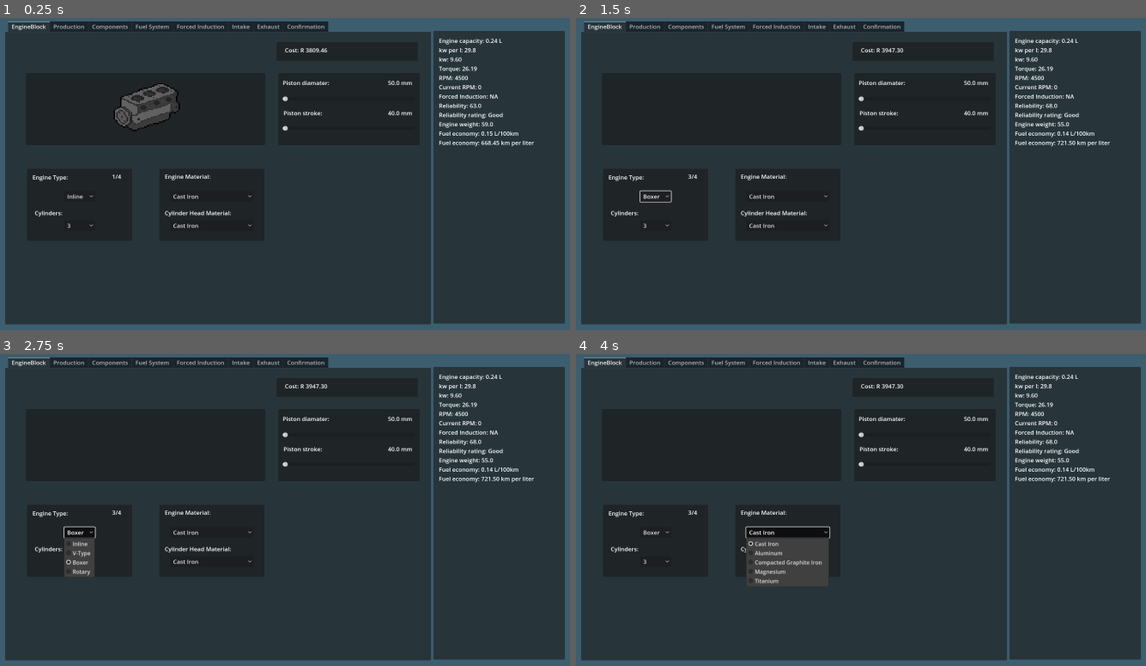
Above: before the commit, frames 1-4 (two rows, left to right).
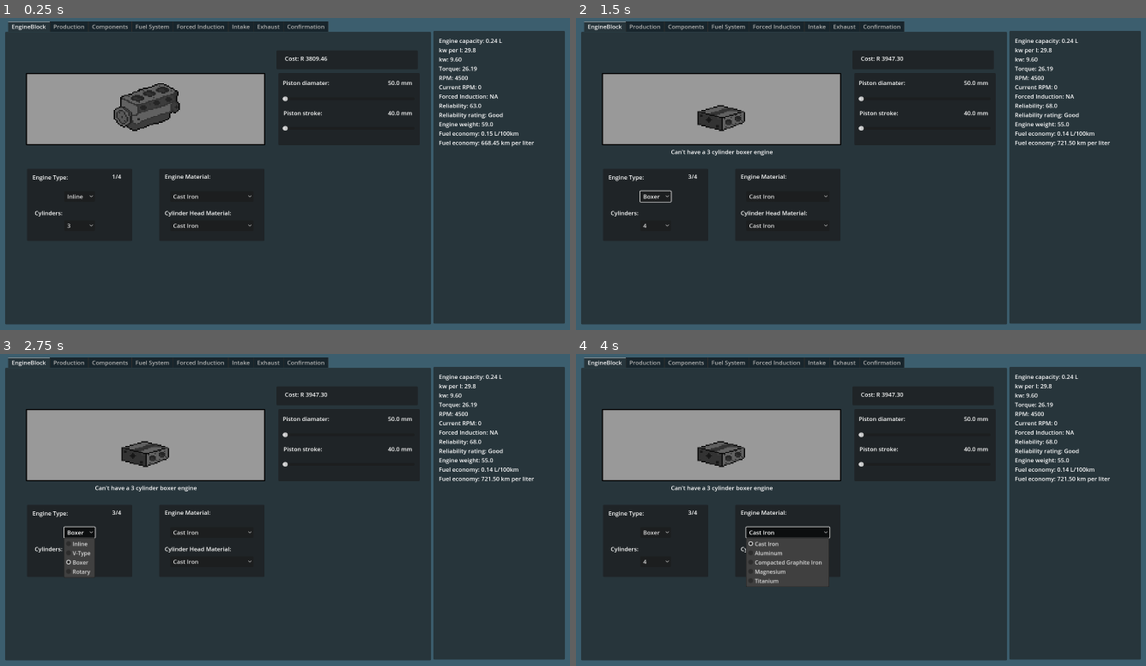
Above: after the commit, the same moments.

Repository: HBRO04/Car_Builder
Game: Godot game, scene res://scenes/engine_builder.tscn
The game is run twice, just before and just after one commit, with the same random seed, the same clock (stepped at 60 frames per second) and the same inputs.
Inputs:
- Up to frame 1 (0.25 s): no input
- Up to frame 2 (1.5 s): click "Inline" at 0.5 s; click "3" at 1.25 s
- Up to frame 3 (2.75 s): click "Boxer" at 2 s
- Up to frame 4 (4 s): click "3" (after the commit: "4") at 2.75 s; click "Cast Iron" at 3.5 s

The runs differ from the first frame. In frame 1, 8.7% of the frame differs, in the area x 4-58%, y 9-41%; in frame 2, 9.8%, in the area x 4-58%, y 9-68%; in frame 3, 9.8%; in frame 4, 9.8%.

Commit message:
added assets and made the game show the assets at apropriate times

Diff:
--- a/project.godot
+++ b/project.godot
@@ -19,4 +19,5 @@
 
 window/size/viewport_width=1908
 window/size/viewport_height=916
+window/size/mode=2
 window/size/initial_position_type=4
--- a/scenes/engine_builder.tscn
+++ b/scenes/engine_builder.tscn
@@ -1,8 +1,18 @@
-[gd_scene load_steps=5 format=3 uid="uid://cef7sayyf852u"]
+[gd_scene load_steps=15 format=3 uid="uid://cef7sayyf852u"]
 
 [ext_resource type="Script" uid="uid://dubtipy8j5h8c" path="res://scripts/engine_builder.gd" id="1_v3cha"]
 [ext_resource type="Texture2D" uid="uid://bsw6hcnbi3kj0" path="res://assets/engine_block i3 i4.png" id="2_fpiu6"]
+[ext_resource type="StyleBox" uid="uid://dqpp4vrn3paqk" path="res://scenes/test_preview_box.tres" id="2_ku17k"]
 [ext_resource type="Texture2D" uid="uid://d0ee4bxoocsf7" path="res://assets/inline i5 i6.png" id="3_pjmh8"]
+[ext_resource type="Texture2D" uid="uid://cgsgeam4kym8g" path="res://assets/v-engines.png" id="4_pjmh8"]
+[ext_resource type="Texture2D" uid="uid://dh52e0d1t0815" path="res://assets/Boxer engine.png" id="5_b6bfi"]
+[ext_resource type="Texture2D" uid="uid://g2c08qxn6o4w" path="res://assets/camshafts.png" id="6_mfw00"]
+[ext_resource type="Texture2D" uid="uid://djarea7wuae4t" path="res://assets/valves.png" id="7_l1jl4"]
+[ext_resource type="Texture2D" uid="uid://bi14q7dy8gyx2" path="res://assets/components.png" id="8_svopc"]
+[ext_resource type="Texture2D" uid="uid://xijg3tyfgut0" path="res://assets/fuel_system.png" id="10_x4oyf"]
+[ext_resource type="Texture2D" uid="uid://ddcvvjfnmgy18" path="res://assets/forced induction.png" id="11_x4oyf"]
+[ext_resource type="Texture2D" uid="uid://d3ipg2kwbvjqq" path="res://assets/intake.png" id="12_5a72t"]
+[ext_resource type="Texture2D" uid="uid://jbt8tt1j4dgo" path="res://assets/exhaust.png" id="13_rq1st"]
 
 [sub_resource type="CanvasTexture" id="CanvasTexture_ectv5"]
 specular_color = Color(0.23529412, 0.36862746, 0.43137255, 1)
@@ -91,9 +101,9 @@
 [node name="EngineCostpnl" type="Panel" parent="CanvasLayer"]
 z_index = 1
 offset_left = 1039.5
-offset_top = 66.99994
+offset_top = 90.0
 offset_right = 1426.5
-offset_bottom = 121.99992
+offset_bottom = 144.99998
 scale = Vector2(1.0150163, 0.9526546)
 
 [node name="Costlbl" type="Label" parent="CanvasLayer/EngineCostpnl"]
@@ -118,9 +128,10 @@
 grow_vertical = 2
 scale = Vector2(1.0150163, 0.9526546)
 size_flags_horizontal = 4
-current_tab = 0
+current_tab = 2
 
 [node name="EngineBlock" type="TabBar" parent="CanvasLayer/TabContainer"]
+visible = false
 layout_mode = 2
 metadata/_tab_index = 0
 
@@ -130,6 +141,7 @@
 offset_top = 120.0
 offset_right = 712.0
 offset_bottom = 330.0
+theme_override_styles/panel = ExtResource("2_ku17k")
 
 [node name="inline i3_i4" type="Sprite2D" parent="CanvasLayer/TabContainer/EngineBlock/previewEngineBlockTypepnl"]
 texture_filter = 1
@@ -146,6 +158,22 @@
 texture = ExtResource("3_pjmh8")
 region_enabled = true
 region_rect = Rect2(0, 0, 128, 128)
+
+[node name="v-engines" type="Sprite2D" parent="CanvasLayer/TabContainer/EngineBlock/previewEngineBlockTypepnl"]
+texture_filter = 1
+position = Vector2(332.64886, 108.80042)
+scale = Vector2(3.0831656, 2.8472285)
+texture = ExtResource("4_pjmh8")
+region_enabled = true
+region_rect = Rect2(0, 0, 84, 84)
+
+[node name="boxer_engines" type="Sprite2D" parent="CanvasLayer/TabContainer/EngineBlock/previewEngineBlockTypepnl"]
+texture_filter = 1
+position = Vector2(330.67847, 97.25374)
+scale = Vector2(3.6329458, 3.395118)
+texture = ExtResource("5_b6bfi")
+region_enabled = true
+region_rect = Rect2(0, 0, 64, 64)
 
 [node name="EngineTypepnl" type="Panel" parent="CanvasLayer/TabContainer/EngineBlock"]
 layout_mode = 0
@@ -378,6 +406,23 @@
 offset_top = 120.0
 offset_right = 712.0
 offset_bottom = 330.0
+theme_override_styles/panel = ExtResource("2_ku17k")
+
+[node name="camshafts" type="Sprite2D" parent="CanvasLayer/TabContainer/Production/previewEngineBlockTypepnl"]
+texture_filter = 1
+position = Vector2(207.0351, 96.72887)
+scale = Vector2(6.511595, 5.5929246)
+texture = ExtResource("6_mfw00")
+region_enabled = true
+region_rect = Rect2(0, 0, 64, 64)
+
+[node name="valves" type="Sprite2D" parent="CanvasLayer/TabContainer/Production/previewEngineBlockTypepnl"]
+texture_filter = 1
+position = Vector2(510.47845, 103.02706)
+scale = Vector2(7.1735325, 6.3309917)
+texture = ExtResource("7_l1jl4")
+region_enabled = true
+region_rect = Rect2(0, 0, 32, 32)
 
 [node name="lblError" type="Label" parent="CanvasLayer/TabContainer/Production"]
 layout_mode = 0
@@ -495,16 +540,41 @@
 text = "VVT"
 
 [node name="Components" type="TabBar" parent="CanvasLayer/TabContainer"]
-visible = false
 layout_mode = 2
 metadata/_tab_index = 2
 
 [node name="previewEngineBlockTypepnl" type="Panel" parent="CanvasLayer/TabContainer/Components"]
+texture_filter = 1
 layout_mode = 0
 offset_left = 57.0
 offset_top = 120.0
-offset_right = 712.0
+offset_right = 742.35254
 offset_bottom = 330.0
+theme_override_styles/panel = ExtResource("2_ku17k")
+
+[node name="Pistons" type="Sprite2D" parent="CanvasLayer/TabContainer/Components/previewEngineBlockTypepnl"]
+texture_filter = 1
+position = Vector2(94.72164, 89.905846)
+scale = Vector2(10.375448, 9.709711)
+texture = ExtResource("8_svopc")
+region_enabled = true
+region_rect = Rect2(0, 0, 32, 32)
+
+[node name="conrods" type="Sprite2D" parent="CanvasLayer/TabContainer/Components/previewEngineBlockTypepnl"]
+texture_filter = 1
+position = Vector2(300, 92.005)
+scale = Vector2(8.851458, 8.069557)
+texture = ExtResource("8_svopc")
+region_enabled = true
+region_rect = Rect2(0, 0, 32, 32)
+
+[node name="crankshaft" type="Sprite2D" parent="CanvasLayer/TabContainer/Components/previewEngineBlockTypepnl"]
+texture_filter = 1
+position = Vector2(514.66565, 105.65133)
+scale = Vector2(8.204918, 6.7574334)
+texture = ExtResource("8_svopc")
+region_enabled = true
+region_rect = Rect2(0, 0, 32, 32)
 
 [node name="lblError" type="Label" parent="CanvasLayer/TabContainer/Components"]
 layout_mode = 0
@@ -637,6 +707,15 @@
 offset_top = 120.0
 offset_right = 712.0
 offset_bottom = 330.0
+theme_override_styles/panel = ExtResource("2_ku17k")
+
+[node name="fuelSystem" type="Sprite2D" parent="CanvasLayer/TabContainer/Fuel System/previewEngineBlockTypepnl"]
+texture_filter = 1
+position = Vector2(316.88556, 107.75073)
+scale = Vector2(8.035586, 6.265388)
+texture = ExtResource("10_x4oyf")
+region_enabled = true
+region_rect = Rect2(0, 0, 32, 32)
 
 [node name="FuelSystempnl" type="Panel" parent="CanvasLayer/TabContainer/Fuel System"]
 layout_mode = 0
@@ -795,6 +874,15 @@
 offset_top = 120.0
 offset_right = 712.0
 offset_bottom = 330.0
+theme_override_styles/panel = ExtResource("2_ku17k")
+
+[node name="forcedInduction_Sprite" type="Sprite2D" parent="CanvasLayer/TabContainer/Forced Induction/previewEngineBlockTypepnl"]
+texture_filter = 1
+position = Vector2(290.28494, 101.452545)
+scale = Vector2(3.1323466, 3.0834892)
+texture = ExtResource("11_x4oyf")
+region_enabled = true
+region_rect = Rect2(0, 0, 64, 64)
 
 [node name="lblError" type="Label" parent="CanvasLayer/TabContainer/Forced Induction"]
 layout_mode = 0
@@ -929,6 +1017,23 @@
 offset_top = 120.0
 offset_right = 712.0
 offset_bottom = 330.0
+theme_override_styles/panel = ExtResource("2_ku17k")
+
+[node name="intake_sprite" type="Sprite2D" parent="CanvasLayer/TabContainer/Intake/previewEngineBlockTypepnl"]
+texture_filter = 1
+position = Vector2(130.18906, 105.65133)
+scale = Vector2(7.173529, 6.560614)
+texture = ExtResource("12_5a72t")
+region_enabled = true
+region_rect = Rect2(0, 0, 32, 32)
+
+[node name="radiatureSprite" type="Sprite2D" parent="CanvasLayer/TabContainer/Intake/previewEngineBlockTypepnl"]
+texture_filter = 1
+position = Vector2(489.29657, 105.65133)
+scale = Vector2(7.173529, 6.560614)
+texture = ExtResource("12_5a72t")
+region_enabled = true
+region_rect = Rect2(0, 0, 32, 32)
 
 [node name="lblError" type="Label" parent="CanvasLayer/TabContainer/Intake"]
 layout_mode = 0
@@ -1032,6 +1137,31 @@
 offset_top = 120.0
 offset_right = 712.0
 offset_bottom = 330.0
+theme_override_styles/panel = ExtResource("2_ku17k")
+
+[node name="ExhaustMani" type="Sprite2D" parent="CanvasLayer/TabContainer/Exhaust/previewEngineBlockTypepnl"]
+texture_filter = 1
+position = Vector2(114.207954, 104.07678)
+scale = Vector2(6.0787854, 6.527813)
+texture = ExtResource("13_rq1st")
+region_enabled = true
+region_rect = Rect2(0, 0, 32, 32)
+
+[node name="muffler" type="Sprite2D" parent="CanvasLayer/TabContainer/Exhaust/previewEngineBlockTypepnl"]
+texture_filter = 1
+position = Vector2(335.74188, 104.86407)
+scale = Vector2(6.148949, 6.3801994)
+texture = ExtResource("13_rq1st")
+region_enabled = true
+region_rect = Rect2(0, 0, 32, 32)
+
+[node name="tip" type="Sprite2D" parent="CanvasLayer/TabContainer/Exhaust/previewEngineBlockTypepnl"]
+texture_filter = 1
+position = Vector2(525.394, 100.927666)
+scale = Vector2(4.394053, 4.887658)
+texture = ExtResource("13_rq1st")
+region_enabled = true
+region_rect = Rect2(0, 0, 32, 32)
 
 [node name="lblError" type="Label" parent="CanvasLayer/TabContainer/Exhaust"]
 layout_mode = 0
@@ -1196,13 +1326,6 @@
 visible = false
 layout_mode = 2
 metadata/_tab_index = 7
-
-[node name="previewEngineBlockTypepnl" type="Panel" parent="CanvasLayer/TabContainer/Confirmation"]
-layout_mode = 0
-offset_left = 57.0
-offset_top = 120.0
-offset_right = 712.0
-offset_bottom = 330.0
 
 [node name="lblError" type="Label" parent="CanvasLayer/TabContainer/Confirmation"]
 layout_mode = 0
--- /dev/null
+++ b/scenes/test_preview_box.tres
@@ -0,0 +1,12 @@
+[gd_resource type="StyleBoxFlat" format=3 uid="uid://dqpp4vrn3paqk"]
+
+[resource]
+border_width_left = 3
+border_width_top = 3
+border_width_right = 3
+border_width_bottom = 3
+border_color = Color(0, 0, 0, 1)
+corner_radius_top_left = 1
+corner_radius_top_right = 1
+corner_radius_bottom_right = 1
+corner_radius_bottom_left = 1
--- a/scripts/engine_builder.gd
+++ b/scripts/engine_builder.gd
@@ -57,11 +57,13 @@
 var muffler: int = 0 #small, big, freeflow or straight pipe
 
 func _ready() -> void:
-	$"CanvasLayer/TabContainer/EngineBlock/previewEngineBlockTypepnl/inline i3_i4".visible = false
-	$"CanvasLayer/TabContainer/EngineBlock/previewEngineBlockTypepnl/inline i5_i6".visible = false
+	hide_components_sprites()
+	hide_engine_sprites()
+	hide_cam_and_valve_sprites()
 	update_UI()
 	torque = get_torque_at_rpm(rpm) # max torque at max RPM
 	kw = (torque * rpm) / 9550.0    # max kW
+	$CanvasLayer/TabContainer/EngineBlock.visible = true
 
 
 
@@ -206,10 +208,113 @@
 	$CanvasLayer/EngineSpecspnl/VBoxContainer/fueleconlbl.text = "Fuel economy: " + Stringfueleconomy+ " L/100km"
 	$CanvasLayer/EngineSpecspnl/VBoxContainer/fueleconlbl2.text = "Fuel economy: " + kmperl + " km per liter"
 
+	#show correct sprites
+	show_right_engine_sprite()
+	show_correct_camshaft_sprite()
+	show_components()
+	show_fuelSystem_Sprite()
+	show_forced_induction_sprite()
+	show_intake_sprite()
+	show_exhaust_sprites()
+
+func show_exhaust_sprites():
+	var mani1 = Rect2(0,0,32,32)
+	var mani2 = Rect2(32,0,32,32)
+	var mani3 = Rect2(64,0,32,32)
+	var mani4 = Rect2(64+32,0,32,32)
+	var muffler1 = Rect2(0,32,32,32)
+	var muffler2 = Rect2(32,32,32,32)
+	var muffler3 = Rect2(64,32,32,32)
+	var muffler4 = Rect2(64+32,32,32,32)
+	var tip1 = Rect2(0,64,32,32)
+	var tip2 = Rect2(32,64,32,32)
+
+	match exhaustManifoldType:
+		0:
+			$CanvasLayer/TabContainer/Exhaust/previewEngineBlockTypepnl/ExhaustMani.region_rect = mani1
+		1:
+			$CanvasLayer/TabContainer/Exhaust/previewEngineBlockTypepnl/ExhaustMani.region_rect = mani2
+		2:
+			$CanvasLayer/TabContainer/Exhaust/previewEngineBlockTypepnl/ExhaustMani.region_rect = mani3
+		3:
+			$CanvasLayer/TabContainer/Exhaust/previewEngineBlockTypepnl/ExhaustMani.region_rect = mani4
+	match muffler:
+		0:
+			$CanvasLayer/TabContainer/Exhaust/previewEngineBlockTypepnl/muffler.region_rect = muffler1
+		1:
+			$CanvasLayer/TabContainer/Exhaust/previewEngineBlockTypepnl/muffler.region_rect = muffler2
+		2:
+			$CanvasLayer/TabContainer/Exhaust/previewEngineBlockTypepnl/muffler.region_rect = muffler3
+		3:
+			$CanvasLayer/TabContainer/Exhaust/previewEngineBlockTypepnl/muffler.region_rect = muffler4
+
+	match exhaustType:
+		0:
+			$CanvasLayer/TabContainer/Exhaust/previewEngineBlockTypepnl/tip.region_rect = tip1
+		1:
+			$CanvasLayer/TabContainer/Exhaust/previewEngineBlockTypepnl/tip.region_rect = tip2
+
+func show_intake_sprite():
+	var intake1 = Rect2(0,0,32,32)
+	var intake2 = Rect2(32,0,32,32)
+	var intake3 = Rect2(64,0,32,32)
+	var rad1 = Rect2(0,32,32,32)
+	var rad2 = Rect2(32,32,32,32)
+	var rad3 = Rect2(64,32,32,32)
+
+	match intakeType:
+		0:
+			$CanvasLayer/TabContainer/Intake/previewEngineBlockTypepnl/intake_sprite.region_rect = intake1
+		1:
+			$CanvasLayer/TabContainer/Intake/previewEngineBlockTypepnl/intake_sprite.region_rect = intake2
+		2:
+			$CanvasLayer/TabContainer/Intake/previewEngineBlockTypepnl/intake_sprite.region_rect = intake3
+
+	match radiatorType:
+		0:
+			$CanvasLayer/TabContainer/Intake/previewEngineBlockTypepnl/radiatureSprite.region_rect = rad1
+		1:
+			$CanvasLayer/TabContainer/Intake/previewEngineBlockTypepnl/radiatureSprite.region_rect = rad2
+		2:
+			$CanvasLayer/TabContainer/Intake/previewEngineBlockTypepnl/radiatureSprite.region_rect = rad3
+
+func show_forced_induction_sprite():
+	var turbosprite = Rect2(0,0,64,64)
+	var superchargersprite = Rect2(64,0,64,64)
+
+	if turbo == true:
+		$"CanvasLayer/TabContainer/Forced Induction/previewEngineBlockTypepnl/forcedInduction_Sprite".region_rect = turbosprite
+		$"CanvasLayer/TabContainer/Forced Induction/previewEngineBlockTypepnl/forcedInduction_Sprite".visible = true
+
+	elif supercharged == true:
+		$"CanvasLayer/TabContainer/Forced Induction/previewEngineBlockTypepnl/forcedInduction_Sprite".region_rect = superchargersprite
+		$"CanvasLayer/TabContainer/Forced Induction/previewEngineBlockTypepnl/forcedInduction_Sprite".visible = true
+
+	else:
+		$"CanvasLayer/TabContainer/Forced Induction/previewEngineBlockTypepnl/forcedInduction_Sprite".visible = false
+
+func show_fuelSystem_Sprite():
+	var carb = Rect2(0,0,32,32)
+	var injection = Rect2(32,0,32,32)
+
+	match fuelsystem:
+		0:
+			$"CanvasLayer/TabContainer/Fuel System/previewEngineBlockTypepnl/fuelSystem".region_rect = carb
+		1:
+			$"CanvasLayer/TabContainer/Fuel System/previewEngineBlockTypepnl/fuelSystem".region_rect = injection
+
+
+func show_right_engine_sprite():
 	var i3 = Rect2(0, 0, 64, 64)
 	var i4 = Rect2(64, 0, 64, 64)
 	var i5 = Rect2(0, 0, 128, 128)
 	var i6 = Rect2(128, 0, 128, 128)
+	var v4 = Rect2(0,0,84,84)
+	var v6 = Rect2(84,0,84,84)
+	var v8 = Rect2(84+84,0,84,84)
+	var b4 = Rect2(0, 0, 64, 64)
+	var b6 = Rect2(64, 0, 64, 64)
+	var b8 = Rect2(64+64, 0, 64, 64)
 	#show correct engin block
 	if EngineType == 1:
 		match cylinders:
@@ -232,12 +337,160 @@
 			8:
 				$CanvasLayer/TabContainer/EngineBlock/lblError.text = "Can't have an inline 8 cylinder"
 				$CanvasLayer/TabContainer/EngineBlock/EngineTypepnl/CylinderOptbtn.select(3)
+	elif EngineType == 2:
+		match cylinders:
+			3:
+				hide_engine_sprites()
+				$CanvasLayer/TabContainer/EngineBlock/lblError.text = "Can't have an v3 engine"
+				$CanvasLayer/TabContainer/EngineBlock/EngineTypepnl/CylinderOptbtn.select(1)
+				$"CanvasLayer/TabContainer/EngineBlock/previewEngineBlockTypepnl/v-engines".region_rect = v4
+				$"CanvasLayer/TabContainer/EngineBlock/previewEngineBlockTypepnl/v-engines".visible = true
+			4:
+				hide_engine_sprites()
+				$"CanvasLayer/TabContainer/EngineBlock/previewEngineBlockTypepnl/v-engines".region_rect = v4
+				$"CanvasLayer/TabContainer/EngineBlock/previewEngineBlockTypepnl/v-engines".visible = true
+			5:
+				hide_engine_sprites()
+				$CanvasLayer/TabContainer/EngineBlock/lblError.text = "Can't have an v5 engine"
+				$CanvasLayer/TabContainer/EngineBlock/EngineTypepnl/CylinderOptbtn.select(1)
+				$"CanvasLayer/TabContainer/EngineBlock/previewEngineBlockTypepnl/v-engines".region_rect = v4
+				$"CanvasLayer/TabContainer/EngineBlock/previewEngineBlockTypepnl/v-engines".visible = true
+			6:
+				hide_engine_sprites()
+				$"CanvasLayer/TabContainer/EngineBlock/previewEngineBlockTypepnl/v-engines".region_rect = v6
+				$"CanvasLayer/TabContainer/EngineBlock/previewEngineBlockTypepnl/v-engines".visible = true
+			8:
+				hide_engine_sprites()
+				$"CanvasLayer/TabContainer/EngineBlock/previewEngineBlockTypepnl/v-engines".region_rect = v8
+				$"CanvasLayer/TabContainer/EngineBlock/previewEngineBlockTypepnl/v-engines".visible = true
+	elif EngineType == 3:
+		match cylinders:
+			3:
+				hide_engine_sprites()
+				$CanvasLayer/TabContainer/EngineBlock/lblError.text = "Can't have a 3 cylinder boxer engine"
+				$CanvasLayer/TabContainer/EngineBlock/EngineTypepnl/CylinderOptbtn.select(1)
+				$CanvasLayer/TabContainer/EngineBlock/previewEngineBlockTypepnl/boxer_engines.region_rect = b4
+				$CanvasLayer/TabContainer/EngineBlock/previewEngineBlockTypepnl/boxer_engines.visible = true
+			4:
+				hide_engine_sprites()
+				$CanvasLayer/TabContainer/EngineBlock/previewEngineBlockTypepnl/boxer_engines.region_rect = b4
+				$CanvasLayer/TabContainer/EngineBlock/previewEngineBlockTypepnl/boxer_engines.visible = true
+			5:
+				hide_engine_sprites()
+				$CanvasLayer/TabContainer/EngineBlock/lblError.text = "Can't have a 5 cylinder boxer engine"
+				$CanvasLayer/TabContainer/EngineBlock/EngineTypepnl/CylinderOptbtn.select(1)
+				$CanvasLayer/TabContainer/EngineBlock/previewEngineBlockTypepnl/boxer_engines.region_rect = b4
+				$CanvasLayer/TabContainer/EngineBlock/previewEngineBlockTypepnl/boxer_engines.visible = true
+			6:
+				hide_engine_sprites()
+				$CanvasLayer/TabContainer/EngineBlock/previewEngineBlockTypepnl/boxer_engines.region_rect = b6
+				$CanvasLayer/TabContainer/EngineBlock/previewEngineBlockTypepnl/boxer_engines.visible = true
+			8:
+				hide_engine_sprites()
+				$CanvasLayer/TabContainer/EngineBlock/previewEngineBlockTypepnl/boxer_engines.region_rect = b8
+				$CanvasLayer/TabContainer/EngineBlock/previewEngineBlockTypepnl/boxer_engines.visible = true
+	elif EngineType == 4:
+		hide_engine_sprites()
+		$CanvasLayer/TabContainer/EngineBlock/lblError.text = "Rotary engine not available"
+		$CanvasLayer/TabContainer/EngineBlock/EngineTypepnl/EnginTypeOptbtn.select(2)
+		$CanvasLayer/TabContainer/EngineBlock/EngineTypepnl/CylinderOptbtn.select(1)
+		$CanvasLayer/TabContainer/EngineBlock/previewEngineBlockTypepnl/boxer_engines.region_rect = b4
+		$CanvasLayer/TabContainer/EngineBlock/previewEngineBlockTypepnl/boxer_engines.visible = true
+
 	else:
-		$"CanvasLayer/TabContainer/EngineBlock/previewEngineBlockTypepnl/inline i3_i4".visible = false
-
-
-
-
+		hide_engine_sprites()
+
+
+func hide_engine_sprites():
+	$"CanvasLayer/TabContainer/EngineBlock/previewEngineBlockTypepnl/inline i3_i4".visible = false
+	$"CanvasLayer/TabContainer/EngineBlock/previewEngineBlockTypepnl/inline i5_i6".visible = false
+	$"CanvasLayer/TabContainer/EngineBlock/previewEngineBlockTypepnl/v-engines".visible = false
+	$CanvasLayer/TabContainer/EngineBlock/previewEngineBlockTypepnl/boxer_engines.visible = false
+
+func hide_cam_and_valve_sprites():
+	$CanvasLayer/TabContainer/Production/previewEngineBlockTypepnl/camshafts.visible = false
+	$CanvasLayer/TabContainer/Production/previewEngineBlockTypepnl/valves.visible = false
+
+
+func show_correct_camshaft_sprite():
+	var valves_2 = Rect2(0,0,32,32)
+	var valves_3 = Rect2(32,0,32,32)
+	var valves_4 = Rect2(64,0,32,32)
+	var valves_5 = Rect2(64+32,0,32,32)
+	var pushrod = Rect2(0,0,64,64)
+	var sohc = Rect2(64,0,64,64)
+	var dohc = Rect2(64+64,0,64,64)
+	match  camType:
+		0:
+			$CanvasLayer/TabContainer/Production/previewEngineBlockTypepnl/camshafts.region_rect = pushrod
+			$CanvasLayer/TabContainer/Production/previewEngineBlockTypepnl/camshafts.visible = true
+		1:
+			$CanvasLayer/TabContainer/Production/previewEngineBlockTypepnl/camshafts.region_rect = sohc
+			$CanvasLayer/TabContainer/Production/previewEngineBlockTypepnl/camshafts.visible = true
+		2:
+			$CanvasLayer/TabContainer/Production/previewEngineBlockTypepnl/camshafts.region_rect = dohc
+			$CanvasLayer/TabContainer/Production/previewEngineBlockTypepnl/camshafts.visible = true
+
+	match numValve:
+		0:
+			$CanvasLayer/TabContainer/Production/previewEngineBlockTypepnl/valves.region_rect = valves_2
+			$CanvasLayer/TabContainer/Production/previewEngineBlockTypepnl/valves.visible = true
+		1:
+			$CanvasLayer/TabContainer/Production/previewEngineBlockTypepnl/valves.region_rect = valves_3
+			$CanvasLayer/TabContainer/Production/previewEngineBlockTypepnl/valves.visible = true
+		2:
+			$CanvasLayer/TabContainer/Production/previewEngineBlockTypepnl/valves.region_rect = valves_4
+			$CanvasLayer/TabContainer/Production/previewEngineBlockTypepnl/valves.visible = true
+		3:
+			$CanvasLayer/TabContainer/Production/previewEngineBlockTypepnl/valves.region_rect = valves_5
+			$CanvasLayer/TabContainer/Production/previewEngineBlockTypepnl/valves.visible = true
+
+func show_components():
+	var piston1 = Rect2(0,0,32,32)
+	var piston2 = Rect2(32,0,32,32)
+	var piston3 = Rect2(64,0,32,32)
+	var crank1 = Rect2(0,32,32,32)
+	var crank2 = Rect2(32,32,32,32)
+	var crank3 = Rect2(64,32,32,32)
+	var conrod1 = Rect2(0,64,32,32)
+	var conrod2 = Rect2(32,64,32,32)
+	var conrod3 = Rect2(64,64,32,32)
+	match pistonsType:
+		0:
+			$CanvasLayer/TabContainer/Components/previewEngineBlockTypepnl/Pistons.region_rect = piston1
+			$CanvasLayer/TabContainer/Components/previewEngineBlockTypepnl/Pistons.visible = true
+		1:
+			$CanvasLayer/TabContainer/Components/previewEngineBlockTypepnl/Pistons.region_rect = piston2
+			$CanvasLayer/TabContainer/Components/previewEngineBlockTypepnl/Pistons.visible = true
+		2:
+			$CanvasLayer/TabContainer/Components/previewEngineBlockTypepnl/Pistons.region_rect = piston3
+			$CanvasLayer/TabContainer/Components/previewEngineBlockTypepnl/Pistons.visible = true
+	match crankshaftType:
+		0:
+			$CanvasLayer/TabContainer/Components/previewEngineBlockTypepnl/crankshaft.region_rect = crank1
+			$CanvasLayer/TabContainer/Components/previewEngineBlockTypepnl/crankshaft.visible = true
+		1:
+			$CanvasLayer/TabContainer/Components/previewEngineBlockTypepnl/crankshaft.region_rect = crank2
+			$CanvasLayer/TabContainer/Components/previewEngineBlockTypepnl/crankshaft.visible = true
+		2:
+			$CanvasLayer/TabContainer/Components/previewEngineBlockTypepnl/crankshaft.region_rect = crank3
+			$CanvasLayer/TabContainer/Components/previewEngineBlockTypepnl/crankshaft.visible = true
+	match conrodsType:
+		0:
+			$CanvasLayer/TabContainer/Components/previewEngineBlockTypepnl/conrods.region_rect = conrod1
+			$CanvasLayer/TabContainer/Components/previewEngineBlockTypepnl/conrods.visible = true
+		1:
+			$CanvasLayer/TabContainer/Components/previewEngineBlockTypepnl/conrods.region_rect = conrod2
+			$CanvasLayer/TabContainer/Components/previewEngineBlockTypepnl/conrods.visible = true
+		2:
+			$CanvasLayer/TabContainer/Components/previewEngineBlockTypepnl/conrods.region_rect = conrod3
+			$CanvasLayer/TabContainer/Components/previewEngineBlockTypepnl/conrods.visible = true
+
+
+func hide_components_sprites():
+	$CanvasLayer/TabContainer/Components/previewEngineBlockTypepnl/Pistons.visible = false
+	$CanvasLayer/TabContainer/Components/previewEngineBlockTypepnl/conrods.visible = false
+	$CanvasLayer/TabContainer/Components/previewEngineBlockTypepnl/crankshaft.visible = false
 
 @warning_ignore("unused_parameter")
 func _on_piston_diamater_slider_value_changed(value: float) -> void:
Binary file added: assets/Boxer engine.png
Not shown, added: assets/Boxer engine.png.import
Binary file added: assets/camshafts.png
Not shown, added: assets/camshafts.png.import
Binary file added: assets/components.png
Not shown, added: assets/components.png.import
Binary file added: assets/exhaust.png
Not shown, added: assets/exhaust.png.import
Binary file added: assets/forced induction.png
Not shown, added: assets/forced induction.png.import
Binary file added: assets/fuel_system.png
Not shown, added: assets/fuel_system.png.import
(and 6 more such lines)
